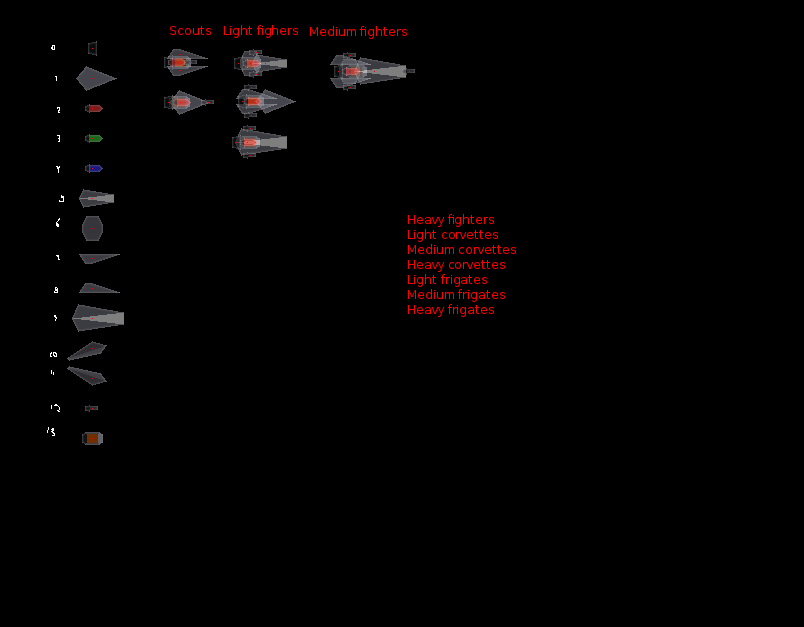
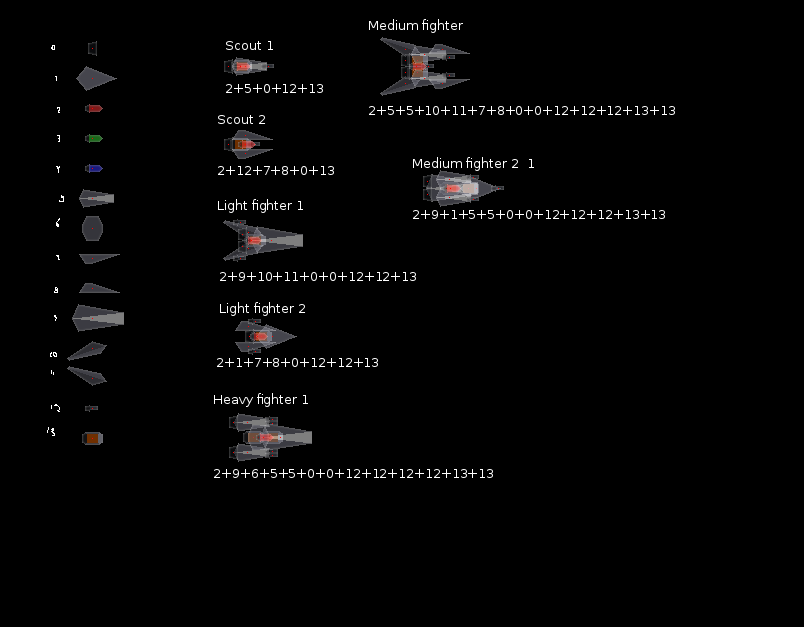
The second 804 × 627 image is a revision of the first. Changes to its layers:
painted on "Layer" over [164, 19, 675, 478]
